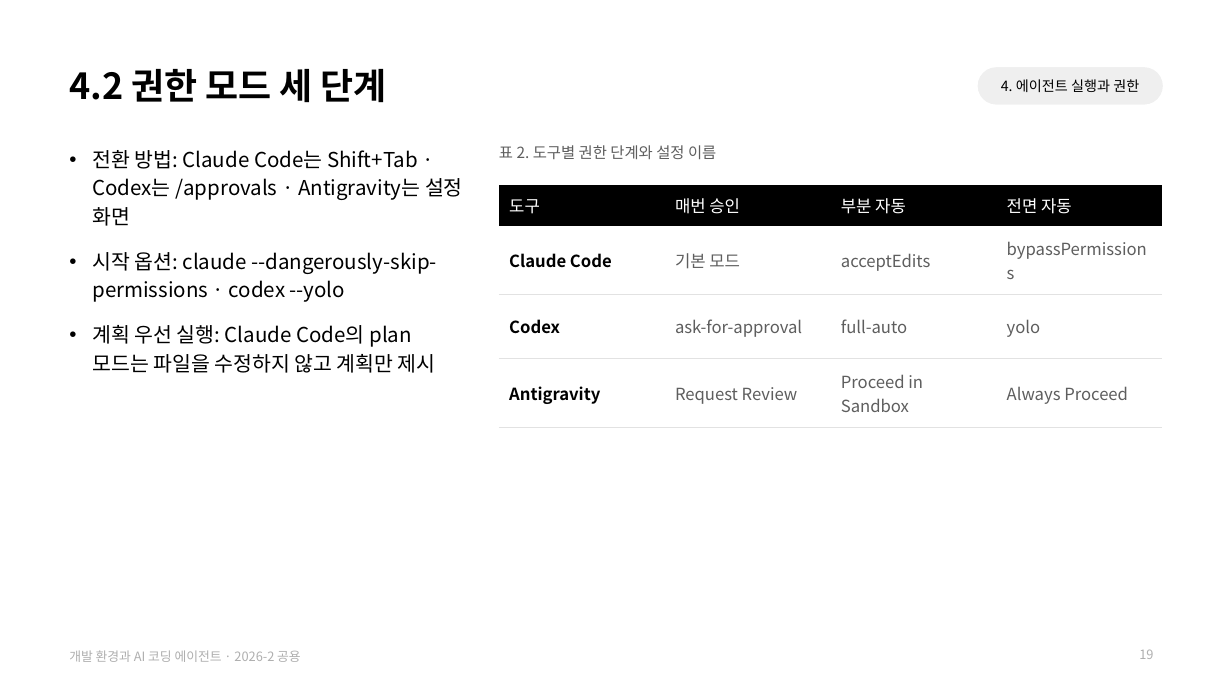
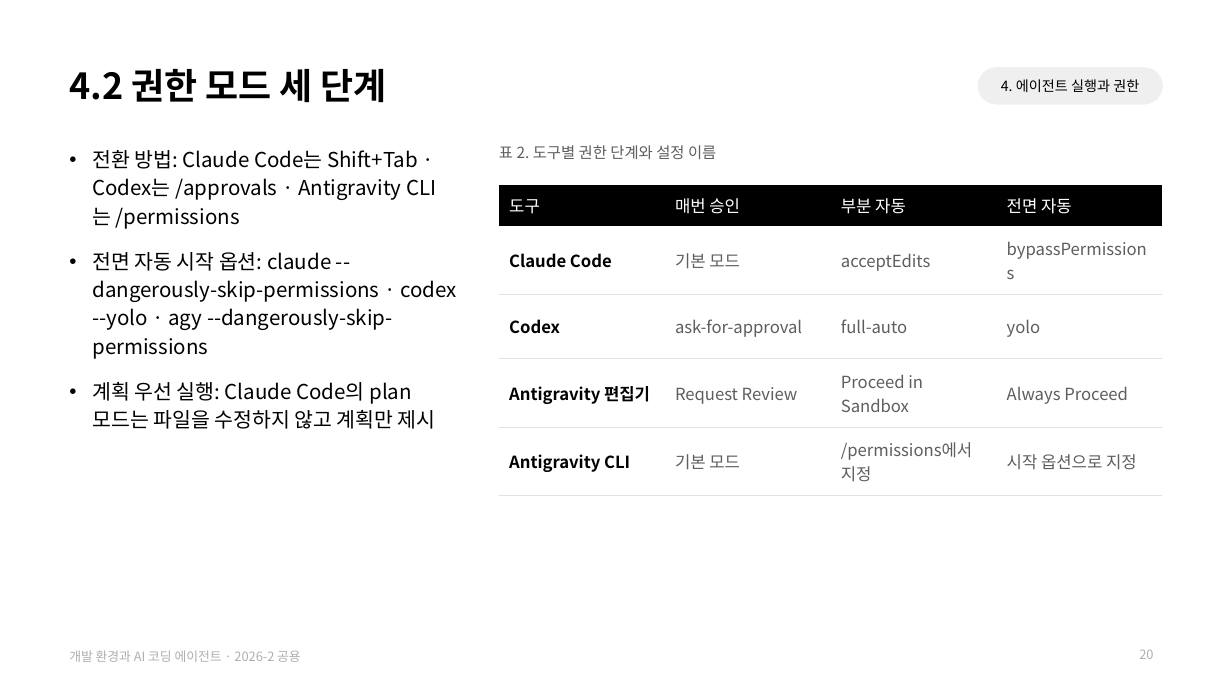
Before and after one commit to jihoyeo/ai-mobility, a slide deck: slide 20 of slides/common/dev_env.pptx (slide 19 before the commit). Drawn at 1232x693 pixels with LibreOffice and Linux fonts; fonts in the diff are those of the drawing. Boxes give left, top, right and bottom in pixels: in the first picture for what was removed or moved away, otherwise in the second. Text is boxed around its words. In the diff, an @@ line names an element or a change of style, - is before the commit and + after.

```diff
--- a/slides/common/dev_env.pptx
+++ b/slides/common/dev_env.pptx
@@ text at (92,150,456,359): text changed @@
-• 전환 방법: Claude Code는 Shift+Tab · Codex는 /approvals · Antigravity는 설정 화면
-• 시작 옵션: claude --dangerously-skip-permissions · codex --yolo
+• 전환 방법: Claude Code는 Shift+Tab · Codex는 /approvals · Antigravity CLI는 /permissions
+• 전면 자동 시작 옵션: claude --dangerously-skip-permissions · codex --yolo · agy --dangerously-skip-permissions
@@ table at (499,185,1161,486) @@
-row 4: Antigravity | Request Review | Proceed in Sandbox | Always Proceed
+row 4: Antigravity 편집기 | Request Review | Proceed in Sandbox | Always Proceed
+row 5: Antigravity CLI | 기본 모드 | /permissions에서 지정 | 시작 옵션으로 지정
@@ page number at (1139,649,1153,659): text changed @@
-19
+20
```
Also in this commit, not shown: 15 other slides changed, 1 slide added, 1 slide removed, 2 other files.
